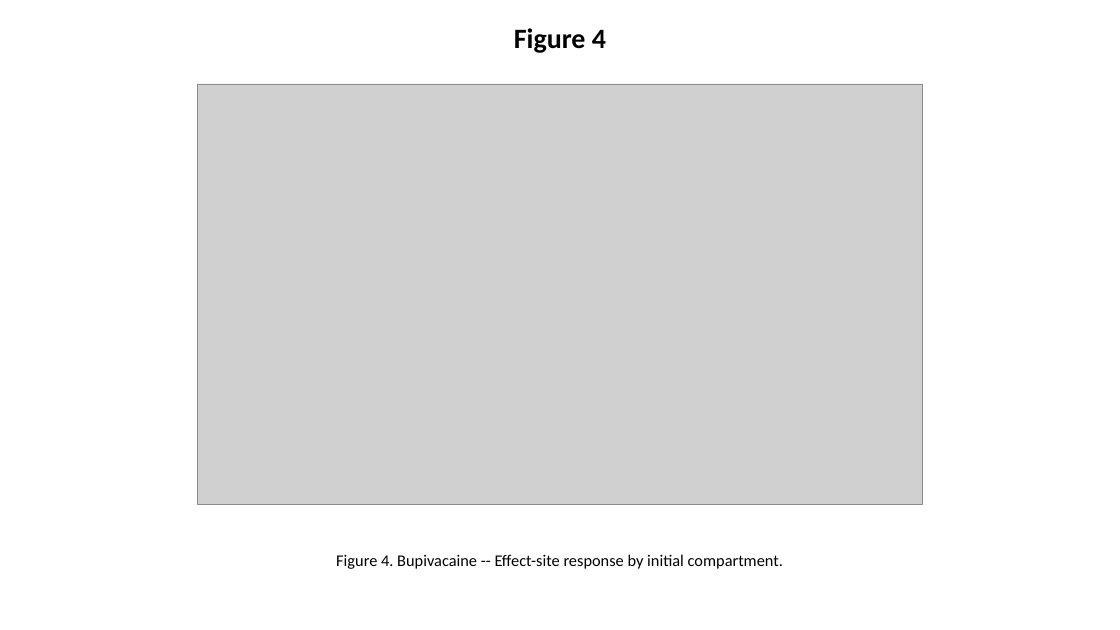
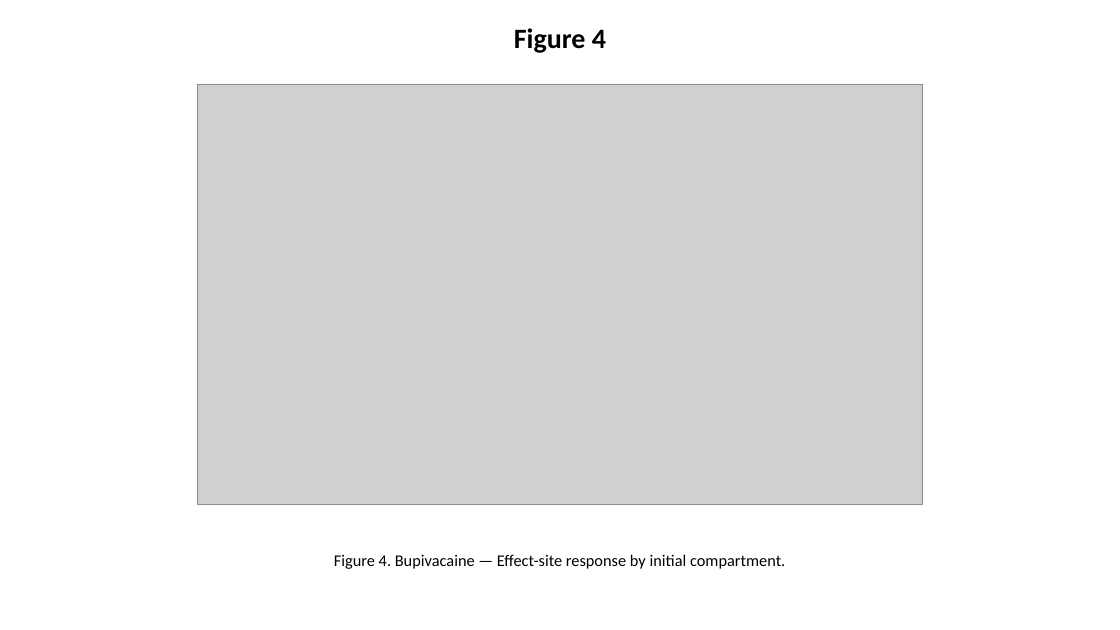
Before and after one commit to bougtoir/yoshika-pkpd, a slide deck: slide 4 of v1/output/yoshika_CMPB_Update_figures.pptx. Drawn at 1120x630 pixels with LibreOffice and Linux fonts; fonts in the diff are those of the drawing; grey boxes stand for pictures. Boxes give left, top, right and bottom in pixels: in the first picture for what was removed or moved away, otherwise in the second. Text is boxed around its words. In the diff, an @@ line names an element or a change of style, - is before the commit and + after.

```diff
--- a/v1/output/yoshika_CMPB_Update_figures.pptx
+++ b/v1/output/yoshika_CMPB_Update_figures.pptx
@@ text at [334,554,785,569]: text changed @@
-Figure 4. Bupivacaine -- Effect-site response by initial compartment.
+Figure 4. Bupivacaine — Effect-site response by initial compartment.
```
Also in this commit, not shown: 4 other slides changed, 8 other files.
